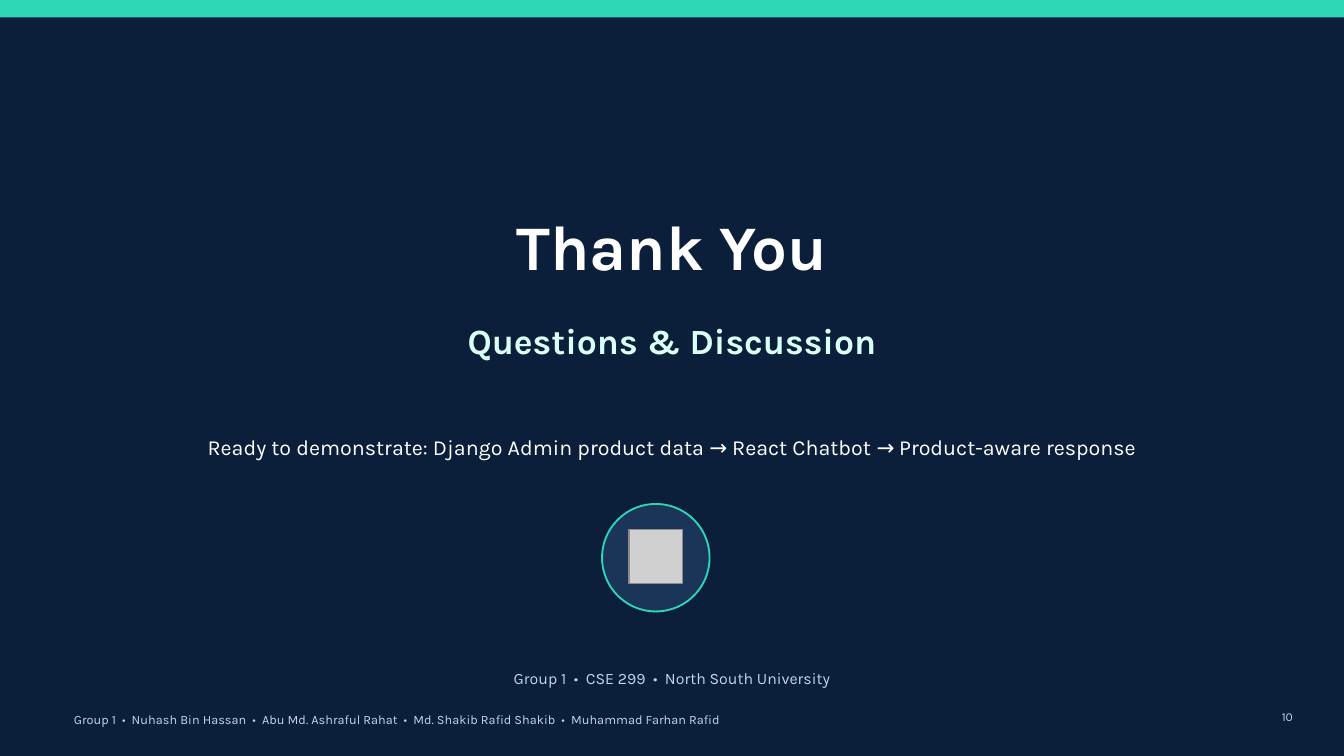
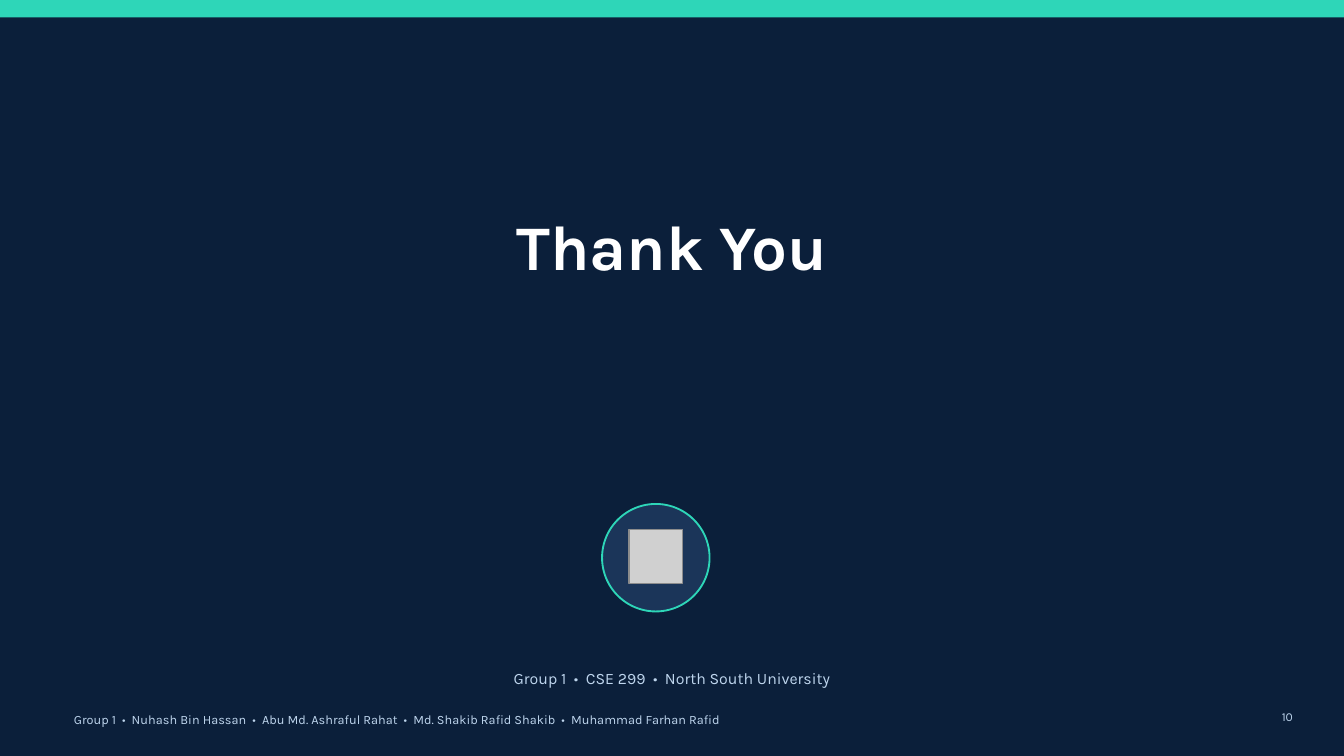
Before and after one commit to FarhanRafid382/CSE299-SECTION3-GROUP1, a slide deck: slide 10 of update3/CSE299_Group1_Update3_Presentation.pptx. Drawn at 1344x756 pixels with LibreOffice and Linux fonts; fonts in the diff are those of the drawing; grey boxes stand for pictures. Boxes give left, top, right and bottom in pixels: in the first picture for what was removed or moved away, otherwise in the second. Text is boxed around its words. In the diff, an @@ line names an element or a change of style, - is before the commit and + after.

```diff
--- a/update3/CSE299_Group1_Update3_Presentation.pptx
+++ b/update3/CSE299_Group1_Update3_Presentation.pptx
@@ text removed at bbox=[468, 328, 877, 361] @@
-Questions & Discussion
@@ text removed at bbox=[208, 440, 1136, 461] @@
-Ready to demonstrate: Django Admin product data → React Chatbot → Product-aware response
```
Also in this commit, not shown: 3 other slides changed.
